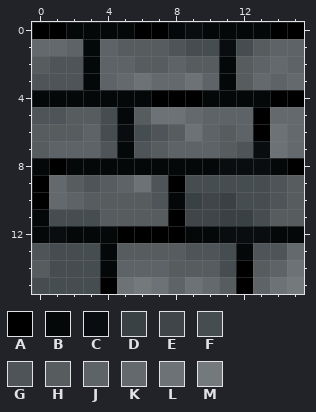
Two states of a pixel-art sprite, Sprites/Wall.png. Above, as it was before the edit.
The file is 16x16 pixels. Colours within 5 levels of each other are drawn and written as one.
Palette (. is transparent): A #000000  B #050809  C #090d0f  D #3a4145  E #404549  F #464d51  G #4e5457  H #575c5f  J #5d6367  K #63696c  L #6c7275  M #74797c
Pixels before, first column x 0:
 0 AABBBBAABCBBBBAA
 1 KKJBJHHHGFFCFHJJ
 2 HGGBJJHHJHHBHJKJ
 3 GGGBJKLKKLJBHKJK
 4 BBBBBBBAAABBBBAA
 5 GGHHFBHLLKJJJAKK
 6 HHHJFCFGHLJHJALK
 7 HJJJGBGHJJJHGCLK
 8 BABBBBBBBBBCCCBA
 9 AKHGHJLGAFFFFFGH
10 AKJHHHHGBDEDFFGH
11 BFFFHHHHAEEDDFHH
12 BCBBBAAAABBCCCBB
13 GFFFBHHHHGGFBGGK
14 HFFFBJJJHHHFAHJL
15 FFFFALMLJLKHAJLM
After the commit:
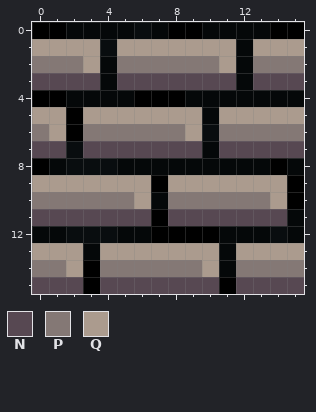
Colours new in this view: N #574852  P #847875  Q #ab9b8e
The edit:
Changed rows in their new state; - is an unchanged pixel.
first column x 0:
 0 ------CBAA------
 1 QQQQCQQQQQQQBQQQ
 2 PPPQBPPPPPPQBPPP
 3 NNNNBNNNNNNNBNNN
 4 AA----A--B----BB
 5 QQAQQQQQQQBQQQQQ
 6 PQAPPPPPPQCPPPPP
 7 NNCNNNNNNNBNNNNN
 8 ABCCC------BBBAB
 9 QQQQQQQAQQQQQQQA
10 PPPPPPQBPPPPPPQA
11 NNNNNNNANNNNNNNB
12 -BCCCBB--AABBBC-
13 QQQBQQQQQQQBQQQQ
14 PPQAPPPPPPQBPPPP
15 NNNANNNNNNNANNNN
Changed places in both pictures, as pixel boxes (x1, y1, x2, y2):
changed: (32, 22, 304, 294)
